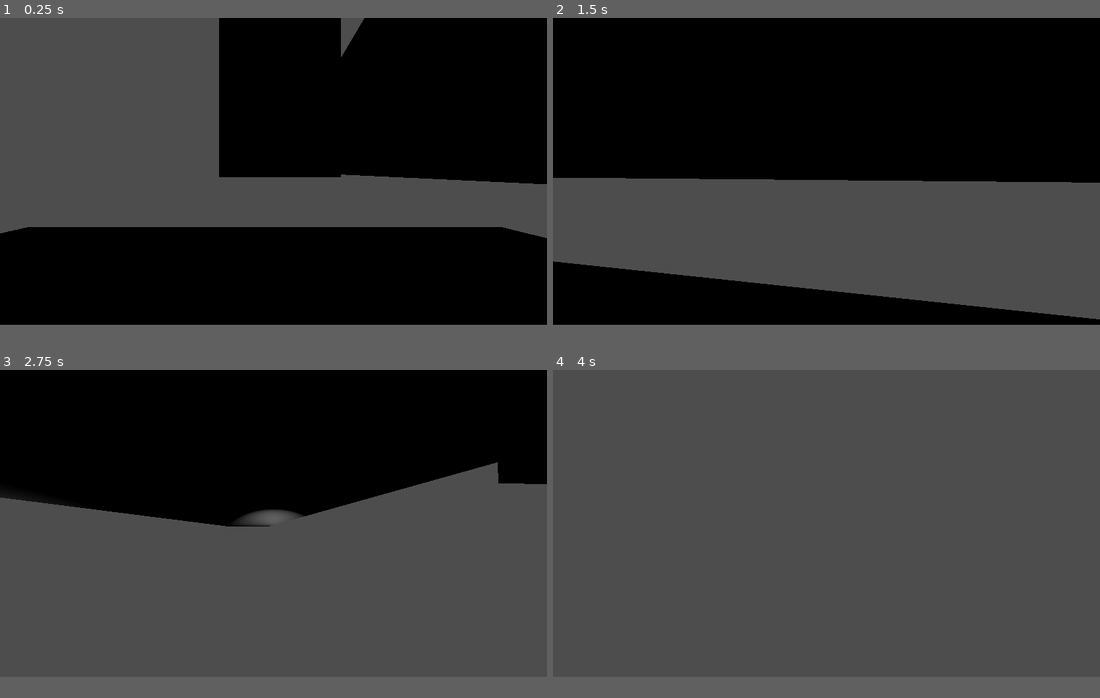
Above: before the commit, frames 1-4 (two rows, left to right).
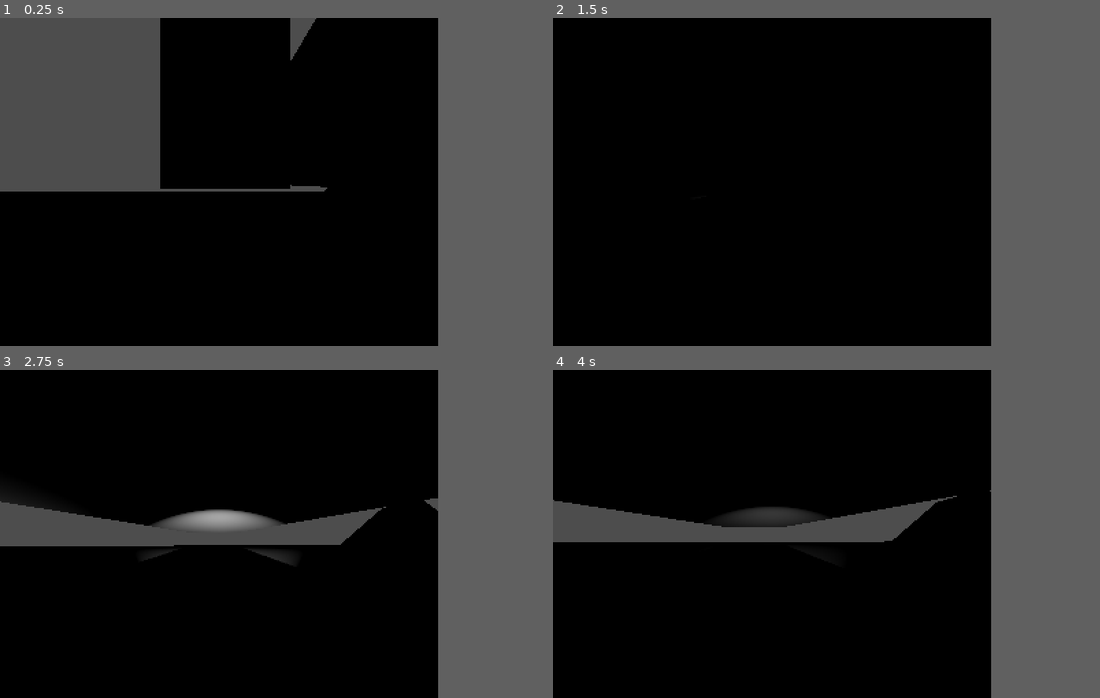
Above: after the commit, the same moments.

Repository: KingLurker/PS1HorrorSandbox
Game: Godot game, scene res://Scenes/TestScene.tscn
Same seed, same stepped clock (60 frames per second), same inputs: the game is played once before the commit and once after it. The project has no main scene, so this scene is started directly.
Inputs (mouse positions are in pixels of both pictures, inside the frame that each line leads up to):
- Up to frame 1 (0.25 s): no input
- Up to frame 2 (1.5 s): tap Enter (ui_accept) at 0.5, 0.77 s; move the mouse to (853, 168) at 0.52 s; hold W (MoveForward) from 0.53 s (still down); tap F (Flashlight) at 0.6 s; move the mouse to (799, 172) at 1.27 s; tap Ctrl (Crouch) at 1.35 s
- Up to frame 3 (2.75 s): keep holding W (MoveForward); tap Enter (ui_accept) at 1.52 s; tap F (Flashlight) at 1.55, 2.1 s; move the mouse to (284, 517) at 2.02 s
- Up to frame 4 (4 s): keep holding W (MoveForward); move the mouse to (821, 527) at 2.77 s; tap F (Flashlight) at 2.85, 3.8 s; tap Enter (ui_accept) at 3.02, 3.77 s; move the mouse to (864, 527) at 3.52 s; tap Ctrl (Crouch) at 3.6 s
In our replay, the window is 799x449 before the commit and 640x480 after it. These sizes can differ from the game's own. Grey fills any space a smaller window leaves; there, only what the larger window draws over its background counts as a difference.

The runs differ from the first frame. In frame 1, 19% of the frame differs, in the area x 0-100%, y 0-68%; in frame 2, 34%; in frame 3, 43%; in frame 4, 70%, in the area x 0-81%, y 0-94%.

Commit message:
bigger map lowe res

Diff:
--- a/Scenes/Character.tscn
+++ b/Scenes/Character.tscn
@@ -55,6 +55,34 @@
 "values": [false, true]
 }
 
+[sub_resource type="Animation" id="Animation_asvcy"]
+resource_name = "FlashlightOn"
+tracks/0/type = "bezier"
+tracks/0/imported = false
+tracks/0/enabled = true
+tracks/0/path = NodePath("Camera3d/SpotLight3D:light_energy")
+tracks/0/interp = 1
+tracks/0/loop_wrap = true
+tracks/0/keys = {
+"handle_modes": PackedInt32Array(0, 0, 0, 0, 0),
+"points": PackedFloat32Array(0, -0.25, 0, 0.25, 0, 0.1, -0.25, 0, 0.25, 0, 1.5, -0.25, 0, 0.25, 0, 0, -0.25, 0, 0.25, 0, 12.528, -0.25, 0, 0.25, 0),
+"times": PackedFloat32Array(0, 0.1, 0.2, 0.3, 0.4)
+}
+
+[sub_resource type="Animation" id="Animation_t41wu"]
+resource_name = "Flashlightoff"
+tracks/0/type = "bezier"
+tracks/0/imported = false
+tracks/0/enabled = true
+tracks/0/path = NodePath("Camera3d/SpotLight3D:light_energy")
+tracks/0/interp = 1
+tracks/0/loop_wrap = true
+tracks/0/keys = {
+"handle_modes": PackedInt32Array(0, 0),
+"points": PackedFloat32Array(3, -0.25, 0, 0.25, 0, 0, -0.25, 0, 0.25, 0),
+"times": PackedFloat32Array(0, 0.1)
+}
+
 [sub_resource type="Animation" id="Animation_bkaf8"]
 length = 0.001
 tracks/0/type = "bezier"
@@ -162,36 +190,8 @@
 "values": [true, false]
 }
 
-[sub_resource type="Animation" id="Animation_asvcy"]
-resource_name = "FlashlightOn"
-tracks/0/type = "bezier"
-tracks/0/imported = false
-tracks/0/enabled = true
-tracks/0/path = NodePath("Camera3d/SpotLight3D:light_energy")
-tracks/0/interp = 1
-tracks/0/loop_wrap = true
-tracks/0/keys = {
-"handle_modes": PackedInt32Array(0, 0, 0, 0, 0),
-"points": PackedFloat32Array(0, -0.25, 0, 0.25, 0, 0.1, -0.25, 0, 0.25, 0, 1.5, -0.25, 0, 0.25, 0, 0, -0.25, 0, 0.25, 0, 12.528, -0.25, 0, 0.25, 0),
-"times": PackedFloat32Array(0, 0.1, 0.2, 0.3, 0.4)
-}
-
 [sub_resource type="Animation" id="Animation_xou2g"]
 resource_name = "new_animation"
-
-[sub_resource type="Animation" id="Animation_t41wu"]
-resource_name = "Flashlightoff"
-tracks/0/type = "bezier"
-tracks/0/imported = false
-tracks/0/enabled = true
-tracks/0/path = NodePath("Camera3d/SpotLight3D:light_energy")
-tracks/0/interp = 1
-tracks/0/loop_wrap = true
-tracks/0/keys = {
-"handle_modes": PackedInt32Array(0, 0),
-"points": PackedFloat32Array(3, -0.25, 0, 0.25, 0, 0, -0.25, 0, 0.25, 0),
-"times": PackedFloat32Array(0, 0.1)
-}
 
 [sub_resource type="AnimationLibrary" id="AnimationLibrary_wlw4q"]
 _data = {
@@ -224,10 +224,16 @@
 [node name="SpotLight3D" type="SpotLight3D" parent="Camera3d"]
 transform = Transform3D(1, 0, 0, 0, 1, 0, 0, 0, 1, 0, -0.152926, -0.710085)
 light_energy = 0.0
-spot_range = 10.2
-spot_attenuation = 0.420448
-spot_angle = 14.14
-spot_angle_attenuation = 6.49801
+light_volumetric_fog_energy = 3.895
+shadow_enabled = true
+shadow_blur = 4.232
+distance_fade_enabled = true
+distance_fade_shadow = 91.37
+distance_fade_length = 175.49
+spot_range = 24.353
+spot_attenuation = 0.659753
+spot_angle = 23.23
+spot_angle_attenuation = 1.90733
 
 [node name="AnimationPlayer" type="AnimationPlayer" parent="."]
 libraries = {
--- a/Scenes/TestScene.tscn
+++ b/Scenes/TestScene.tscn
@@ -9,14 +9,50 @@
 use_collision = true
 size = Vector3(2.20428, 2.91169, 12.2779)
 
+[node name="CSGBox3D6" type="CSGBox3D" parent="."]
+transform = Transform3D(1, 0, 0, 0, 1, 0, 0, 0, 1, 3.01843, 1.30892, 19.5406)
+use_collision = true
+size = Vector3(7.0723, 7.32897, 12.2779)
+
 [node name="CSGBox3D3" type="CSGBox3D" parent="."]
 transform = Transform3D(1, 0, 0, 0, 1, 0, 0, 0, 1, 0.351911, 3.03855, -9.51177)
 use_collision = true
 size = Vector3(2.20428, 2.91169, 12.2779)
 
+[node name="CSGBox3D4" type="CSGBox3D" parent="."]
+transform = Transform3D(0.830479, -0.396566, 0.391203, 0, -0.702277, -0.711904, 0.55705, 0.591221, -0.583227, 19.8803, 3.03855, 3.93112)
+gi_mode = 2
+use_collision = true
+size = Vector3(7.75921, 6.76145, 12.2779)
+
+[node name="CSGBox3D16" type="CSGBox3D" parent="."]
+transform = Transform3D(-0.349619, -0.666977, 0.657958, 2.47502e-08, -0.702277, -0.711904, 0.936892, -0.248895, 0.245529, 19.8803, -2.19389, -24.9612)
+use_collision = true
+size = Vector3(7.75921, 6.76145, 12.2779)
+
+[node name="CSGBox3D17" type="CSGBox3D" parent="."]
+transform = Transform3D(-0.779108, -0.446285, 0.44025, 3.8711e-08, -0.702277, -0.711903, 0.626889, -0.55465, 0.54715, 36.2057, -2.19389, 23.0187)
+use_collision = true
+size = Vector3(14.5553, 6.76145, 12.2779)
+
+[node name="CSGBox3D18" type="CSGBox3D" parent="."]
+transform = Transform3D(-0.999997, 0.00183883, -0.00181386, -0.00243228, -0.906762, 0.421635, -0.000869584, 0.421638, 0.906764, -24.3175, -2.19389, 23.0187)
+use_collision = true
+size = Vector3(14.5553, 6.76145, 22.936)
+
+[node name="CSGBox3D5" type="CSGBox3D" parent="."]
+transform = Transform3D(-0.918474, -0.281545, 0.277737, -0.354571, 0.275167, -0.893623, 0.175171, -0.919248, -0.352561, -22.6719, 2.94937, 3.70625)
+use_collision = true
+size = Vector3(7.75921, 1.36705, 12.2779)
+
+[node name="CSGBox3D19" type="CSGBox3D" parent="."]
+transform = Transform3D(-0.271754, -0.962353, 0.00522112, 0.019263, -0.0108636, -0.999756, 0.962174, -0.271587, 0.0214898, -22.1313, 2.3778, -13.2668)
+use_collision = true
+size = Vector3(12.5136, 1.36705, 12.2779)
+
 [node name="CSGBox3D" type="CSGBox3D" parent="."]
 use_collision = true
-size = Vector3(12.9714, 0.326291, 10.462)
+size = Vector3(90.1493, 0.326291, 69.3072)
 
 [node name="CharacterBody3D" parent="." instance=ExtResource("1_01svf")]
 transform = Transform3D(1, 0, 0, 0, 1, 0, 0, 0, 1, 0.238531, 0.336011, 0.254364)
@@ -26,3 +62,48 @@
 light_energy = 4.505
 shadow_enabled = true
 distance_fade_enabled = true
+
+[node name="CSGBox3D7" type="CSGBox3D" parent="."]
+transform = Transform3D(1, 0, 0, 0, 1, 0, 0, 0, 1, 6.86253, 0, 14.4634)
+use_collision = true
+size = Vector3(1, 8.9724, 1)
+
+[node name="CSGBox3D8" type="CSGBox3D" parent="."]
+transform = Transform3D(1, 0, 0, 0, 1, 0, 0, 0, 1, 7.85677, 0, 14.4634)
+use_collision = true
+size = Vector3(1, 7.94288, 1)
+
+[node name="CSGBox3D9" type="CSGBox3D" parent="."]
+transform = Transform3D(1, 0, 0, 0, 1, 0, 0, 0, 1, 8.8526, 0, 14.4634)
+use_collision = true
+size = Vector3(1, 6.9157, 1)
+
+[node name="CSGBox3D10" type="CSGBox3D" parent="."]
+transform = Transform3D(1, 0, 0, 0, 1, 0, 0, 0, 1, 8.8526, 0, 15.4541)
+use_collision = true
+size = Vector3(1, 5.95213, 1)
+
+[node name="CSGBox3D11" type="CSGBox3D" parent="."]
+transform = Transform3D(1, 0, 0, 0, 1, 0, 0, 0, 1, 8.8526, -0.438579, 16.4772)
+use_collision = true
+size = Vector3(1, 5.95213, 1)
+
+[node name="CSGBox3D12" type="CSGBox3D" parent="."]
+transform = Transform3D(1, 0, 0, 0, 1, 0, 0, 0, 1, 8.8526, -0.438579, 17.5061)
+use_collision = true
+size = Vector3(1, 5.01805, 1)
+
+[node name="CSGBox3D13" type="CSGBox3D" parent="."]
+transform = Transform3D(1, 0, 0, 0, 1, 0, 0, 0, 1, 9.84228, -0.438579, 17.5061)
+use_collision = true
+size = Vector3(1, 4.06766, 1)
+
+[node name="CSGBox3D14" type="CSGBox3D" parent="."]
+transform = Transform3D(1, 0, 0, 0, 1, 0, 0, 0, 1, 10.8486, -0.830449, 17.5061)
+use_collision = true
+size = Vector3(1, 4.06766, 1)
+
+[node name="CSGBox3D15" type="CSGBox3D" parent="."]
+transform = Transform3D(1, 0, 0, 0, 1, 0, 0, 0, 1, 11.8352, -1.27324, 17.5061)
+use_collision = true
+size = Vector3(1, 4.06766, 1)
--- a/project.godot
+++ b/project.godot
@@ -13,6 +13,14 @@
 config/name="Sandbox"
 config/features=PackedStringArray("4.1", "Forward Plus")
 config/icon="res://icon.svg"
+
+[display]
+
+window/size/viewport_width=320
+window/size/viewport_height=240
+window/size/mode=3
+window/size/borderless=true
+window/stretch/mode="viewport"
 
 [input]
 
@@ -55,3 +63,8 @@
 [physics]
 
 3d/default_gravity=15.0
+
+[rendering]
+
+textures/canvas_textures/default_texture_filter=0
+anti_aliasing/screen_space_roughness_limiter/enabled=false
